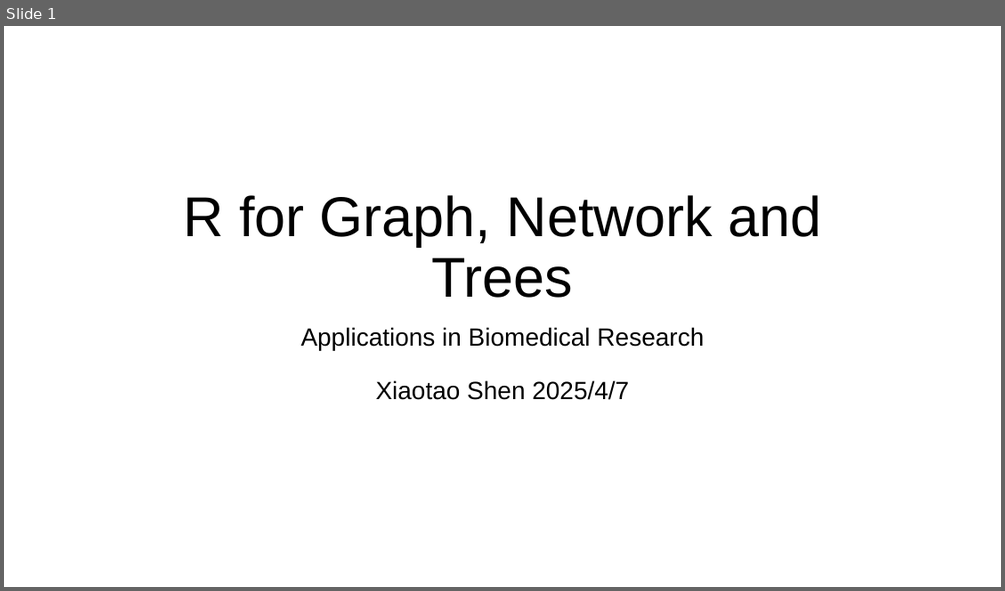
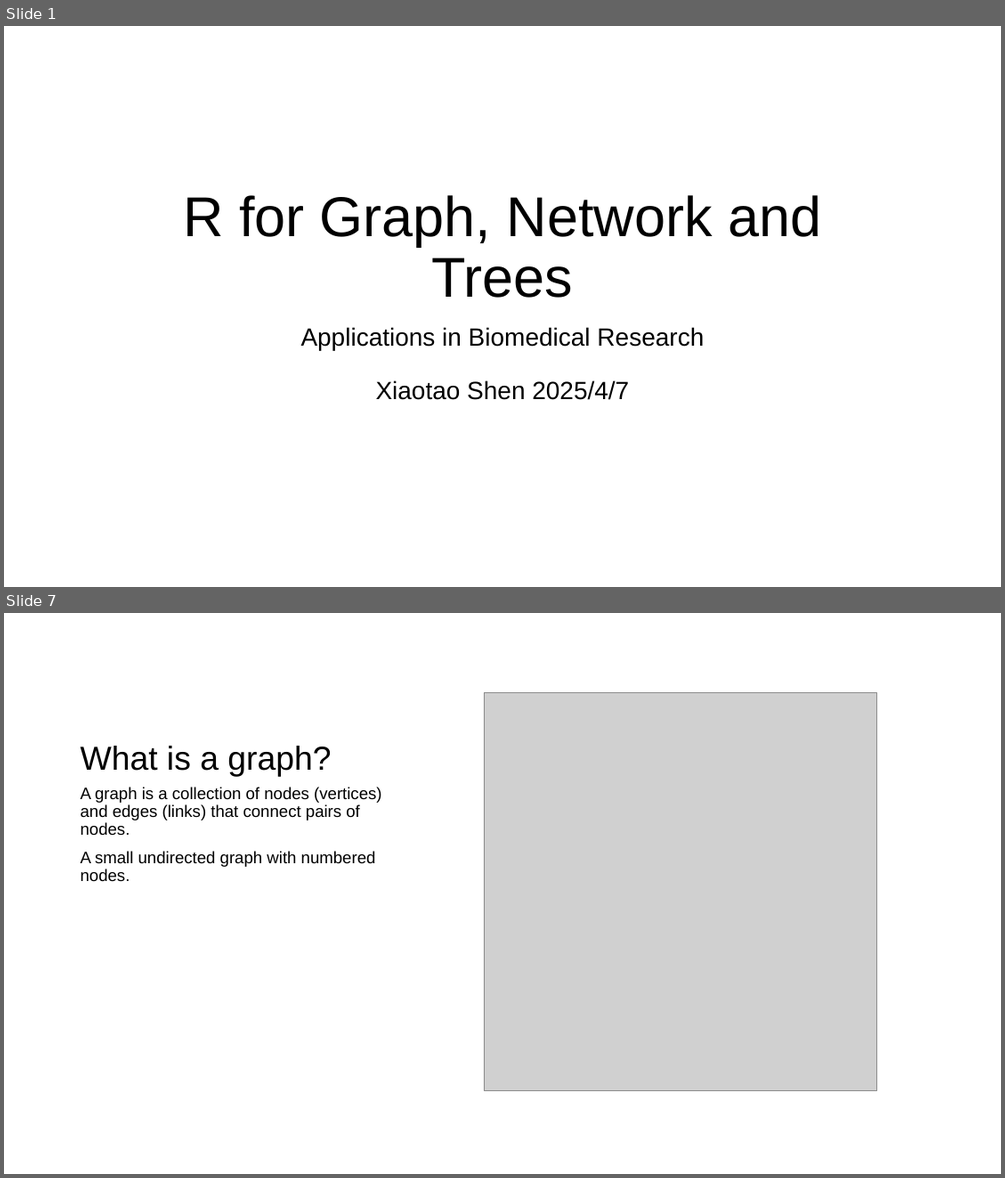
Before and after one commit to jaspershen-lab/MD7115-NTU, a slide deck: 3_materials/MD7115-Xiaotao.pptx. Shown one above the other, each under a label of ours: slide 1 before the commit, slides 1 and 7 after it; the slides between them are not shown. The pictures are 1005x591 and 1005x1178 pixels, drawn with LibreOffice and Linux fonts; fonts in the diff are those of the drawing; grey boxes stand for pictures; background and template pictures are left out. Boxes give left, top, right and bottom in pixels: in the first picture for what was removed or moved away, otherwise in the second. Text is boxed around its words. In the diff, an @@ line names an element or a change of style, - is before the commit and + after.

```diff
--- a/3_materials/MD7115-Xiaotao.pptx
+++ b/3_materials/MD7115-Xiaotao.pptx
@@ slide 7 added at [4,613,1001,1174], background #FFFFFF @@
@@ picture added at [484,693,877,1091] @@
@@ title added at [81,746,331,777], 32 pt, text #000000 @@
+What is a graph?
@@ text added at [81,787,381,882], 16 pt, text #000000 @@
+A graph is a collection of nodes (vertices) and edges (links) that connect pairs of nodes.
+A small undirected graph with numbered nodes.
```
Also in this commit, not shown: 5 other slides added, 3 slides removed, 4 other files.
